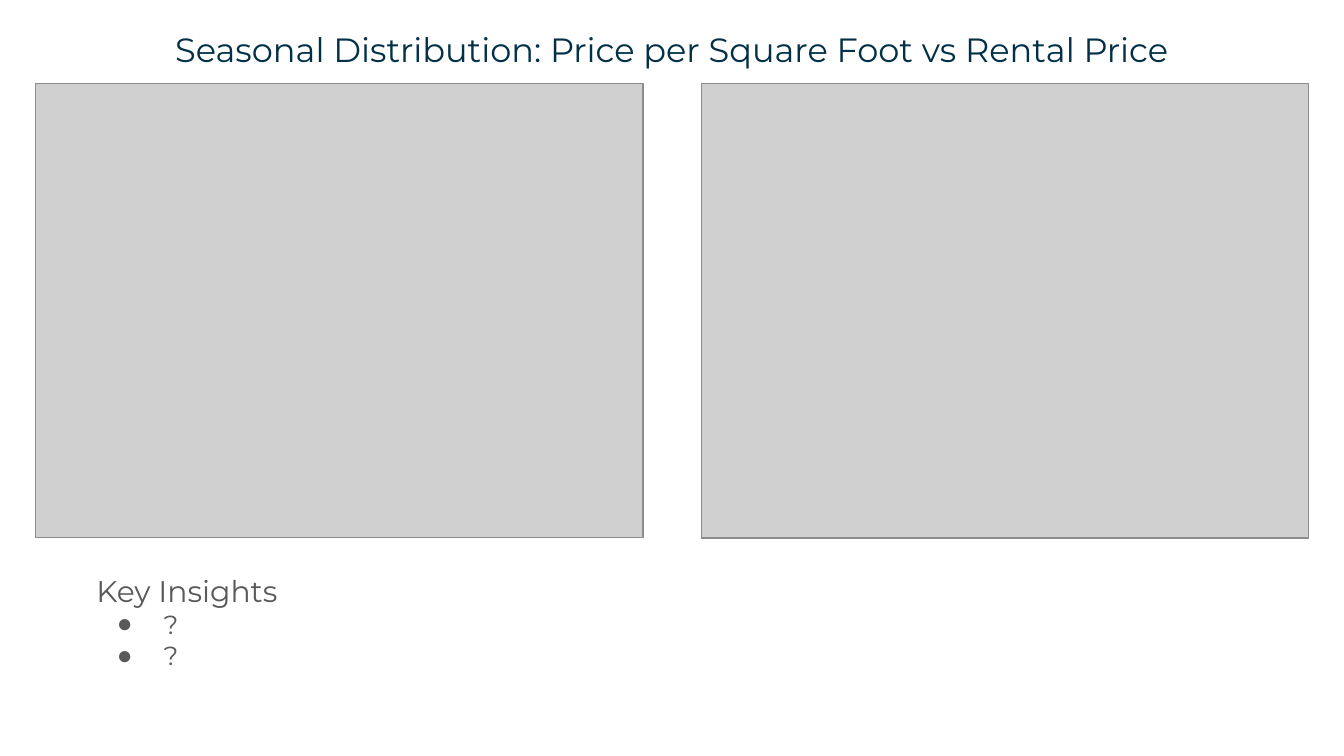
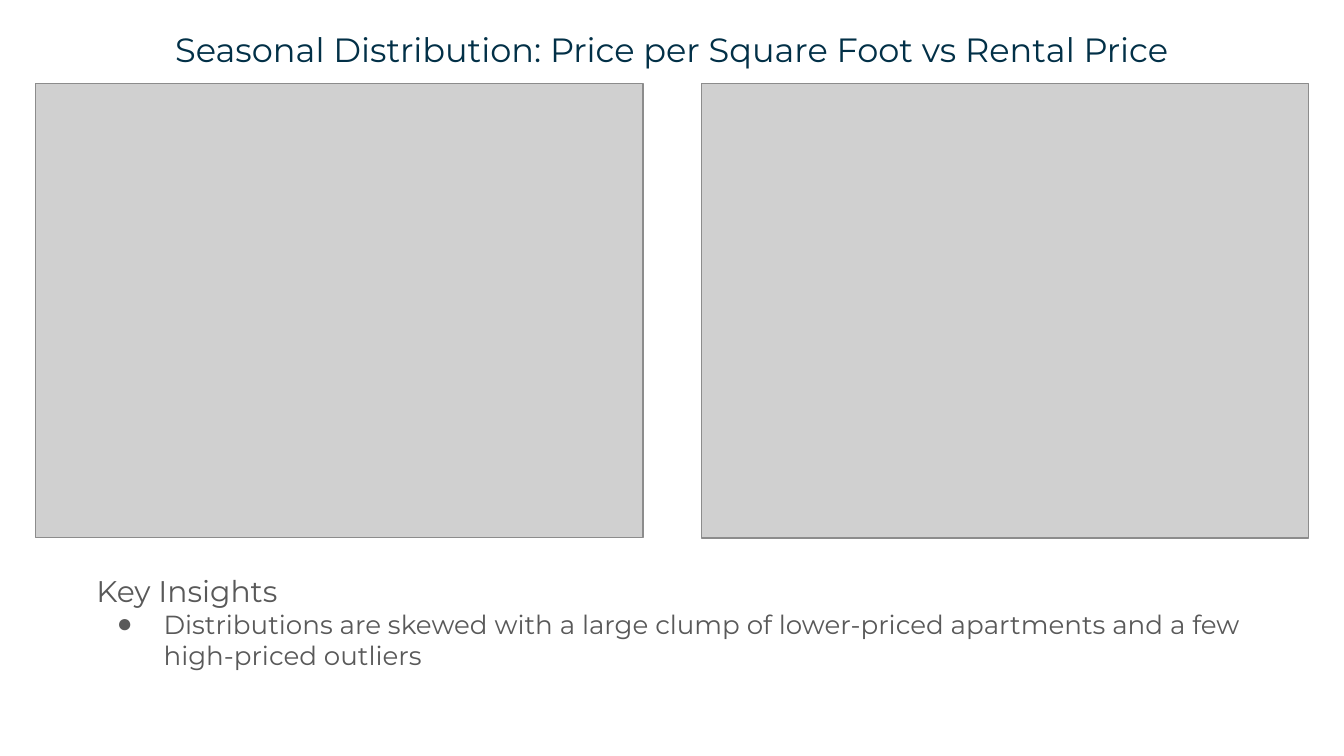
Before and after one commit to tghcb9/dataanalytics-project1-group6, a slide deck: slide 8 of submission/presentation/docs/Project 1 Presentation - Group 6.pptx. Drawn at 1344x756 pixels with LibreOffice and Linux fonts; fonts in the diff are those of the drawing; grey boxes stand for pictures. Boxes give left, top, right and bottom in pixels: in the first picture for what was removed or moved away, otherwise in the second. Text is boxed around its words. In the diff, an @@ line names an element or a change of style, - is before the commit and + after.

```diff
--- a/submission/presentation/docs/Project 1 Presentation - Group 6.pptx
+++ b/submission/presentation/docs/Project 1 Presentation - Group 6.pptx
@@ text at box(164, 614, 1239, 670): text changed @@
-● ?
-● ?
+● Distributions are skewed with a large clump of lower-priced apartments and a few high-priced outliers
```
Also in this commit, not shown: 10 other slides changed, 7 slides added, 5 slides removed, 3 other files.
